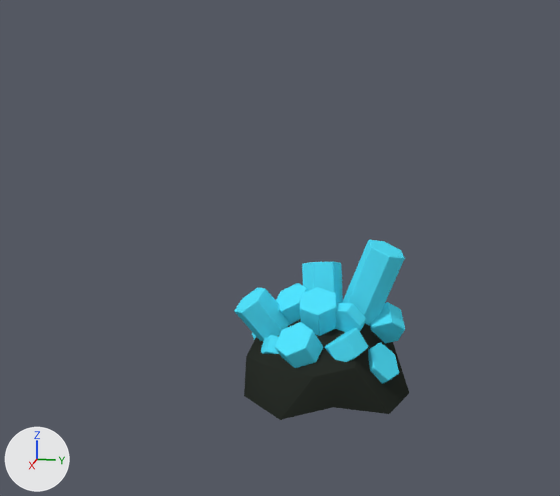
Renders of the Blender file Assets/Models/RoomObjects/Mineral/Utrium.blend from each side of a commit.
Rendered twice from a 50 mm camera at (2.109, 0.292, 0.939) aimed at (0.114, -0.107, 0.44). Lighting does not change. The marker at lower left points along +X, +Y and +Z.

The older version as bpy lines, for what is in view:
```python
me_circle_003 = bpy.data.meshes.new('Circle.003')
me_circle_003.from_pydata(...)  # 192 vertices, 160 faces; spans x -0.18..0.216, y -0.258..0.231, z 0.053..0.446
me_circle_003.materials.append(mat_utrium)  # cyan #53e5ff
me_circle_004 = bpy.data.meshes.new('Circle.004')
me_circle_004.from_pydata(...)  # 26 vertices, 40 faces; spans x -0.241..0.241, y -0.213..0.25, z 0.0..0.249
me_circle_004.polygons.foreach_set('use_smooth', [True] * 40)
me_circle_004.materials.append(mat_rock)  # black #2b302a
ob_catalyst_002 = bpy.data.objects.new('Catalyst.002', me_circle_004)
ob_catalyst_002.location = (0.0, 0.0, 0.0)
_m = ob_catalyst_002.modifiers.new('Bevel', 'BEVEL')
_m.width = 0.003
_m.width_pct = 0.003
_m.offset_type = 'WIDTH'
_m.spread = 0.0
ob_utrium = bpy.data.objects.new('Utrium', me_circle_003)
ob_utrium.location = (0.0, 0.0, 0.0)
_m = ob_utrium.modifiers.new('Bevel', 'BEVEL')
_m.width = 0.003
_m.width_pct = 0.003
_m.offset_type = 'WIDTH'
_m.spread = 0.0
```
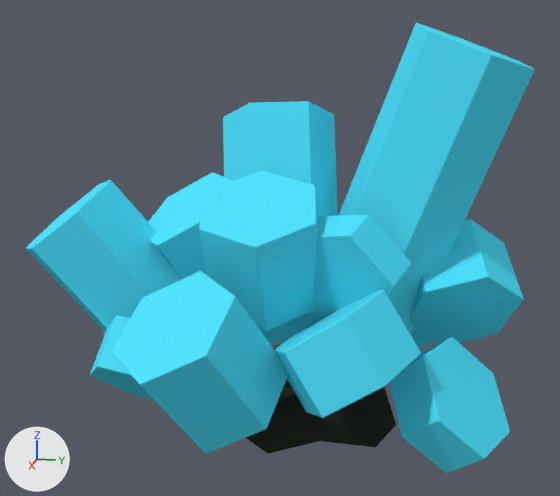
The change, as a list of edits to the scene's bpy script:
```text
Change me_circle_003:
    where me_circle_003.from_pydata(...)  # 192 vertices, 160 faces; spans x -0.18..0.216, y -0.258..0.231, z 0.053..0.446
    used by ob_utrium; location = (0.0, 0.0, 0.0)
    me_circle_003 part 1: the whole mesh is turned -90 degrees about the x axis through its middle and scaled by 2.78, then moved by (0.099, 0.496, -0.108)
Add me_circle_004_1:
    me_circle_004_1.from_pydata(...)  # 26 vertices, 40 faces; spans x -0.239..0.243, y -0.1..0.149, z -0.216..0.247
    me_circle_004_1.polygons.foreach_set('use_smooth', [True] * 40)
    me_circle_004_1.materials.append(mat_rock)  # black #2b302a
Remove ob_catalyst_002:
    ob_catalyst_002 = bpy.data.objects.new('Catalyst.002', me_circle_004)
    ob_catalyst_002.location = (0.0, 0.0, 0.0)
    _m = ob_catalyst_002.modifiers.new('Bevel', 'BEVEL')
    _m.width = 0.003
    _m.width_pct = 0.003
    _m.offset_type = 'WIDTH'
    _m.spread = 0.0
Change ob_utrium:
    ob_utrium.location: (0.0, 0.0, 0.0) -> (-0.002, 0.0, -0.003)
    ob_utrium.rotation_euler: (0.0, 0.0, 0.0) -> (1.571, 0.0, 0.0)  # degrees (0, 0, 0) -> degrees (90, 0, 0)
Add ob_rock:
    ob_rock = bpy.data.objects.new('Rock', me_circle_004_1)
    ob_rock.location = (-0.002, 0.0, -0.003)
    ob_rock.rotation_euler = (1.571, 0.0, 0.0)  # degrees (90, 0, 0)
    _m = ob_rock.modifiers.new('Bevel', 'BEVEL')
    _m.width = 0.003
    _m.width_pct = 0.003
    _m.offset_type = 'WIDTH'
    _m.spread = 0.0
```

Boxes [x1, y1, x2, y2] around the edits, measured in the pictures (560 x 496 px):
'Utrium', moved, turned: before [234, 240, 405, 384]; after [26, 23, 535, 473]
'Catalyst.002', deleted (black): before [244, 319, 409, 420]
'Rock', added (black): after [246, 343, 396, 454]
